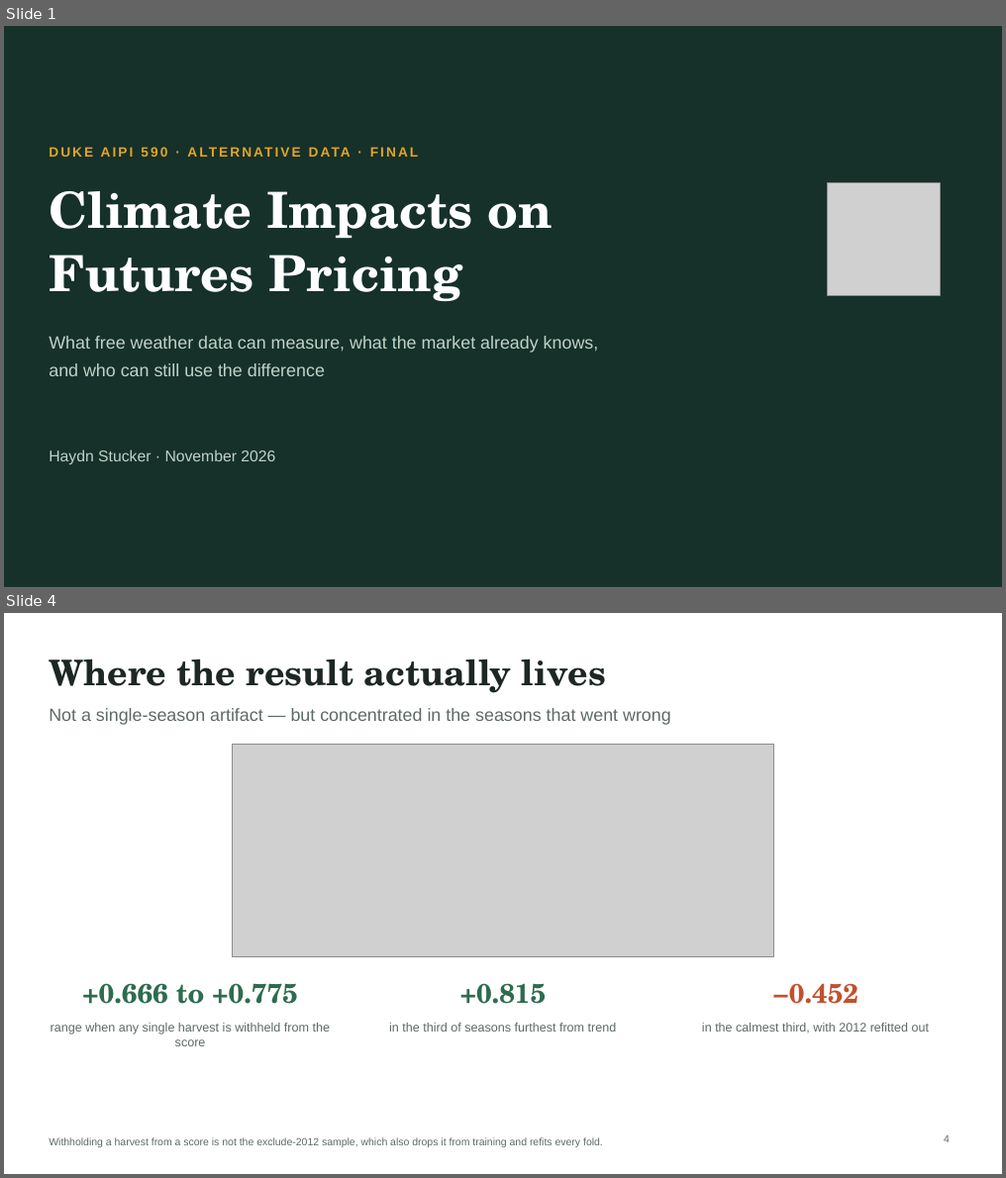
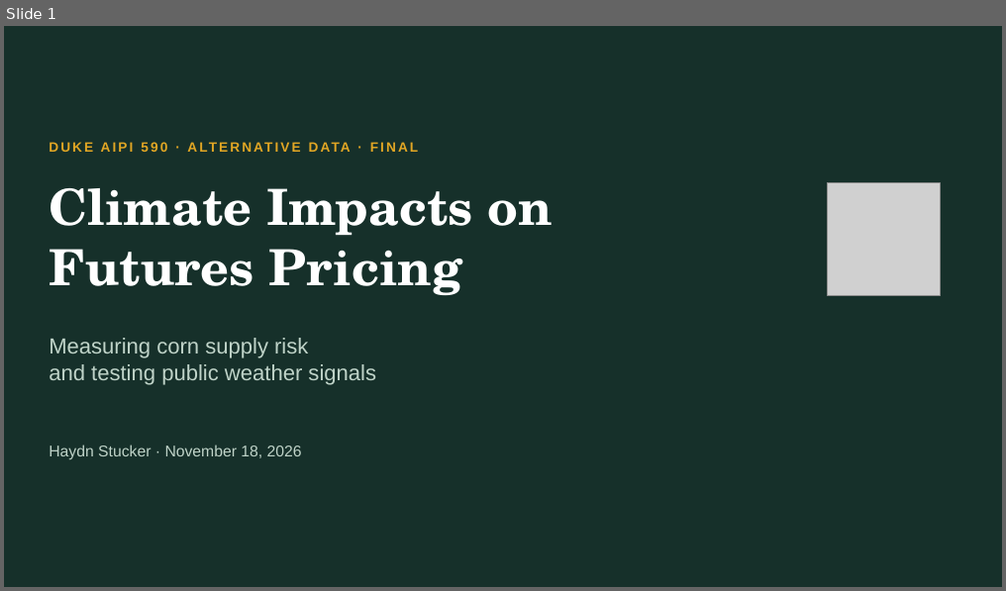
Before and after one commit to haydn-s/climate-futures-pricing, a slide deck: presentation/final/output/Final Presentation.pptx. Shown one above the other, each under a label of ours: slides 1 and 4 before the commit, slide 1 after it; the slides between them are not shown. The pictures are 1006x1178 and 1006x591 pixels, drawn with LibreOffice and Linux fonts; fonts in the diff are those of the drawing; grey boxes stand for pictures. Boxes give left, top, right and bottom in pixels: in the first picture for what was removed or moved away, otherwise in the second. Text is boxed around its words. In the diff, an @@ line names an element or a change of style, - is before the commit and + after.

```diff
--- a/presentation/final/output/Final Presentation.pptx
+++ b/presentation/final/output/Final Presentation.pptx
@@ slide 4 removed at (4, 613, 1002, 1174), background #FFFFFF @@
@@ text removed at (49, 659, 606, 693) @@
-Where the result actually lives
@@ text removed at (49, 708, 671, 725) @@
-Not a single-season artifact — but concentrated in the seasons that went wrong
@@ picture removed at (232, 744, 774, 958) @@
@@ text removed at (82, 983, 298, 1004) @@
-+0.666 to +0.775
@@ text removed at (460, 983, 547, 1004) @@
-+0.815
@@ text removed at (772, 983, 858, 1004) @@
-−0.452
@@ text removed at (51, 1023, 330, 1047) @@
-range when any single harvest is withheld from the score
@@ text removed at (389, 1023, 617, 1032) @@
-in the third of seasons furthest from trend
@@ text removed at (702, 1023, 929, 1034) @@
-in the calmest third, with 2012 refitted out
@@ text removed at (49, 1138, 603, 1148) @@
-Withholding a harvest from a score is not the exclude-2012 sample, which also drops it from training and refits every fold.
@@ page number removed at (944, 1136, 949, 1143) @@
-4
@@ slide 1 changed as well @@
@@ text "DUKE AIPI 590 · ALTERNATIVE ..." at (49, 138, 723, 165): vertical alignment middle to top @@
@@ text "Climate Impacts on" at (49, 188, 551, 295): line spacing 1.05 to 1 @@
@@ text at (49, 338, 376, 385): text changed; size 17 to 21 pt @@
-What free weather data can measure, what the market already knows,
-and who can still use the difference
+Measuring corn supply risk
+and testing public weather signals
@@ text "Haydn Stucker · November 18, ..." at (49, 445, 302, 461): vertical alignment middle to top @@
@@ text at (49, 445, 302, 461): text changed @@
-Haydn Stucker · November 2026
+Haydn Stucker · November 18, 2026
```
Also in this commit, not shown: 11 slides added, 7 other slides removed, 6 other files.
